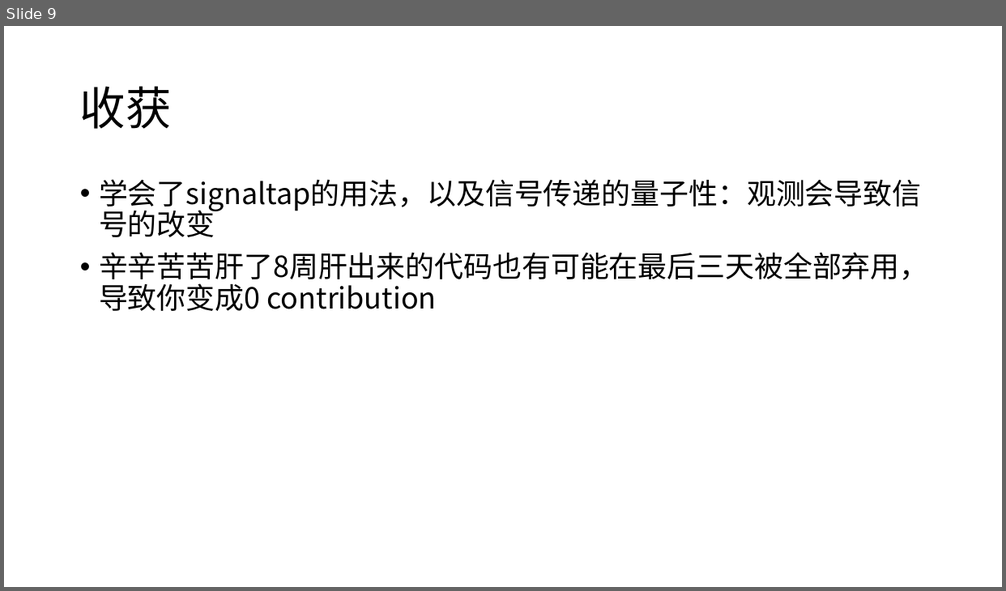
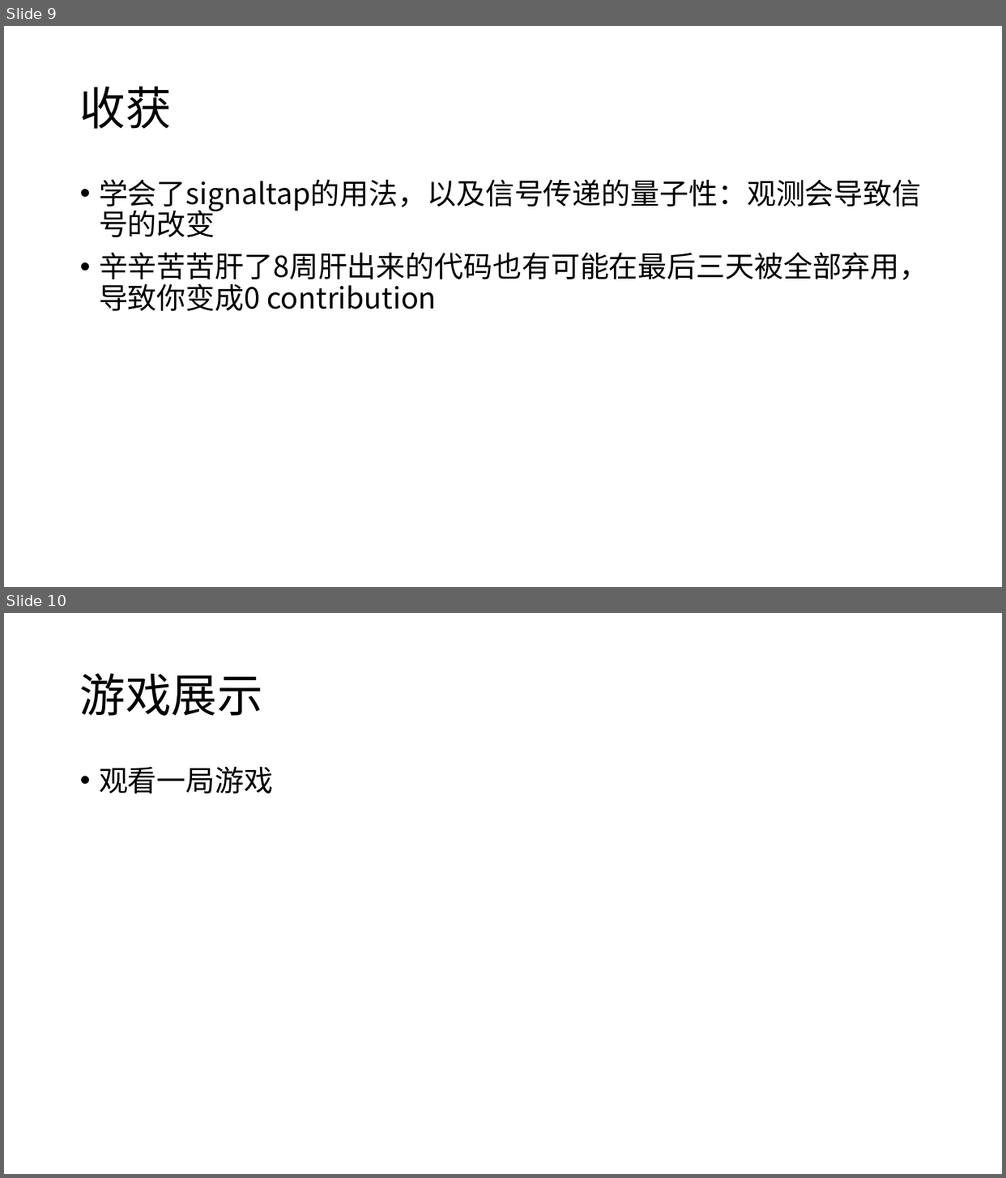
Before and after one commit to function2-llx/MineSweeper, a slide deck: 六边形扫雷.pptx. Shown one above the other, each under a label of ours: slide 9 before the commit, slides 9 and 10 after it. The pictures are 1006x591 and 1006x1178 pixels, drawn with LibreOffice and Linux fonts; fonts in the diff are those of the drawing. Boxes give left, top, right and bottom in pixels: in the first picture for what was removed or moved away, otherwise in the second. Text is boxed around its words. In the diff, an @@ line names an element or a change of style, - is before the commit and + after.

```diff
--- a/六边形扫雷.pptx
+++ b/六边形扫雷.pptx
@@ slide 10 added at <box>4,613,1002,1174</box>, background #FFFFFF @@
@@ title added at <box>80,673,263,716</box>, 44 pt, text #000000 @@
+游戏展示
@@ text added at <box>99,767,273,794</box>, 28 pt, text #000000 @@
+• 观看一局游戏
```
Also in this commit, not shown: 5 other files.
